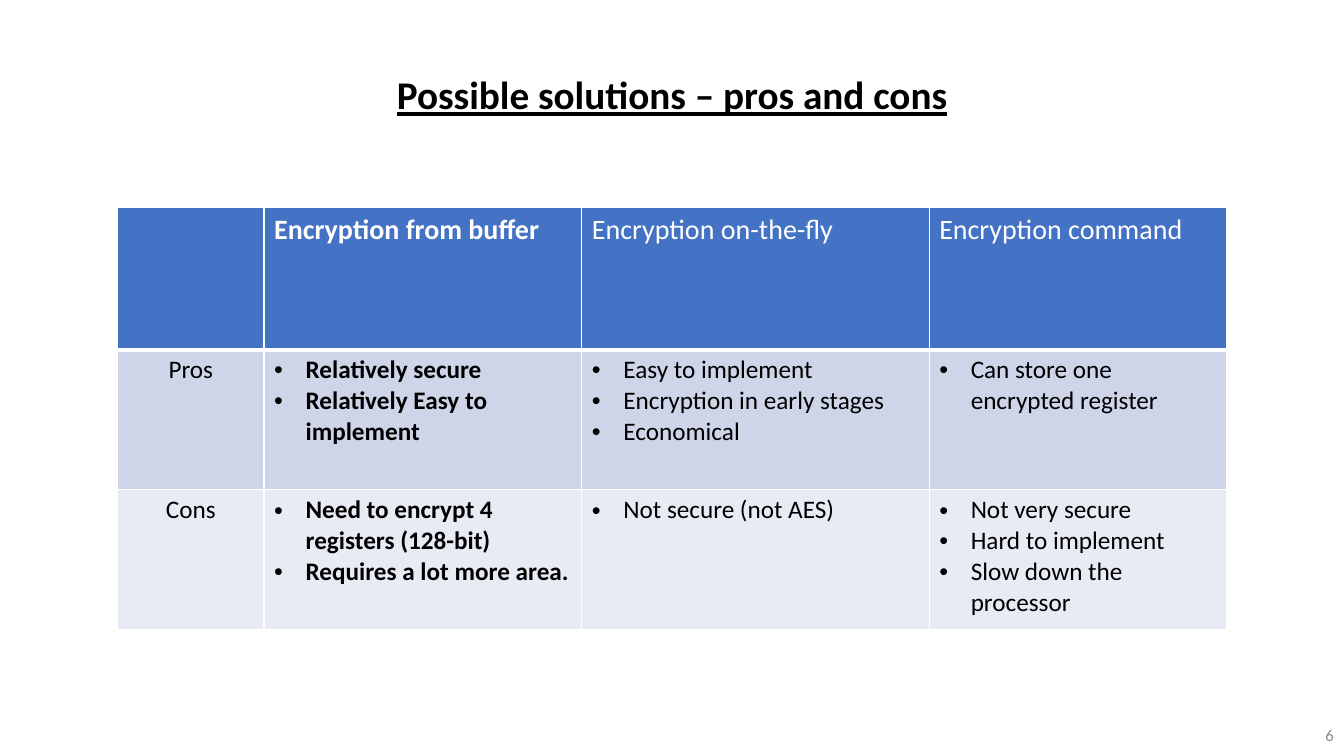
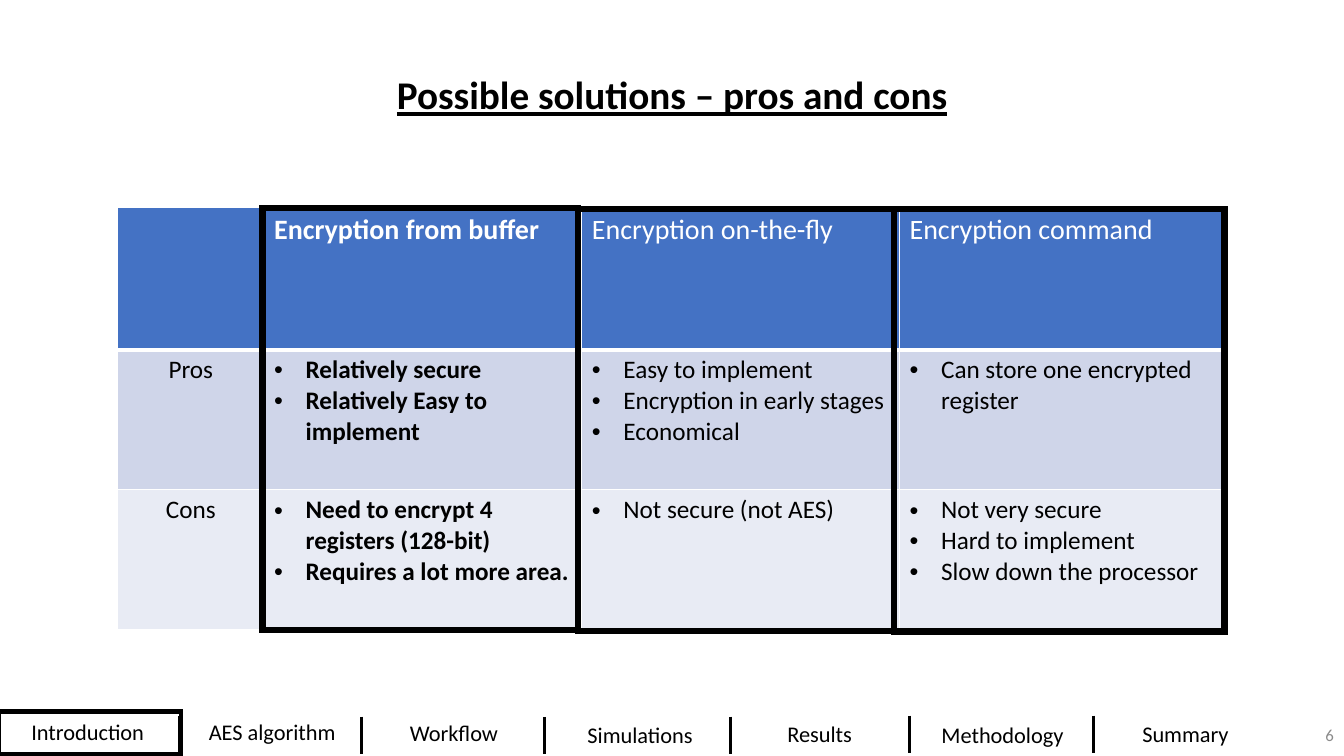
Before and after one commit to DavidDanD/PULPenix_AES, a slide deck: slide 6 of David and Dolev - Final Presentation5.pptx. Drawn at 1344x756 pixels with LibreOffice and Linux fonts; fonts in the diff are those of the drawing; background and template pictures are left out. Boxes give left, top, right and bottom in pixels: in the first picture for what was removed or moved away, otherwise in the second. Text is boxed around its words. In the diff, an @@ line names an element or a change of style, - is before the commit and + after.

```diff
--- a/David and Dolev - Final Presentation5.pptx
+++ b/David and Dolev - Final Presentation5.pptx
@@ rectangle added at (262, 208, 578, 630), outline #000000 4.5 pt @@
@@ rectangle added at (579, 209, 894, 631), outline #000000 4.5 pt @@
@@ rectangle added at (894, 210, 1225, 632), outline #000000 4.5 pt @@
@@ rectangle added at (0, 712, 180, 754), outline #000000 3 pt @@
@@ line added from (179, 716) to (179, 753), #000000 2.25 pt @@
@@ line added from (362, 717) to (362, 754), #000000 2.25 pt @@
@@ line added from (544, 717) to (544, 754), #000000 2.25 pt @@
@@ line added from (730, 717) to (730, 754), #000000 2.25 pt @@
@@ line added from (909, 716) to (909, 753), #000000 2.25 pt @@
@@ line added from (1094, 716) to (1094, 753), #000000 2.25 pt @@
@@ text added at (31, 724, 144, 740), 16 pt, text #000000 @@
+Introduction
@@ text added at (209, 724, 336, 744), 16 pt, text #000000 @@
+AES algorithm
@@ text added at (410, 725, 498, 741), 16 pt, text #000000 @@
+Workflow
@@ text added at (587, 727, 692, 743), 16 pt, text #000000 @@
+Simulations
@@ text added at (787, 726, 852, 742), 16 pt, text #000000 @@
+Results
@@ text added at (941, 727, 1063, 747), 16 pt, text #000000 @@
+Methodology
@@ text added at (1142, 727, 1228, 746), 16 pt, text #000000 @@
+Summary
```
Also in this commit, not shown: 32 other slides changed, 1 slide added, 1 slide removed, 1 other file.
